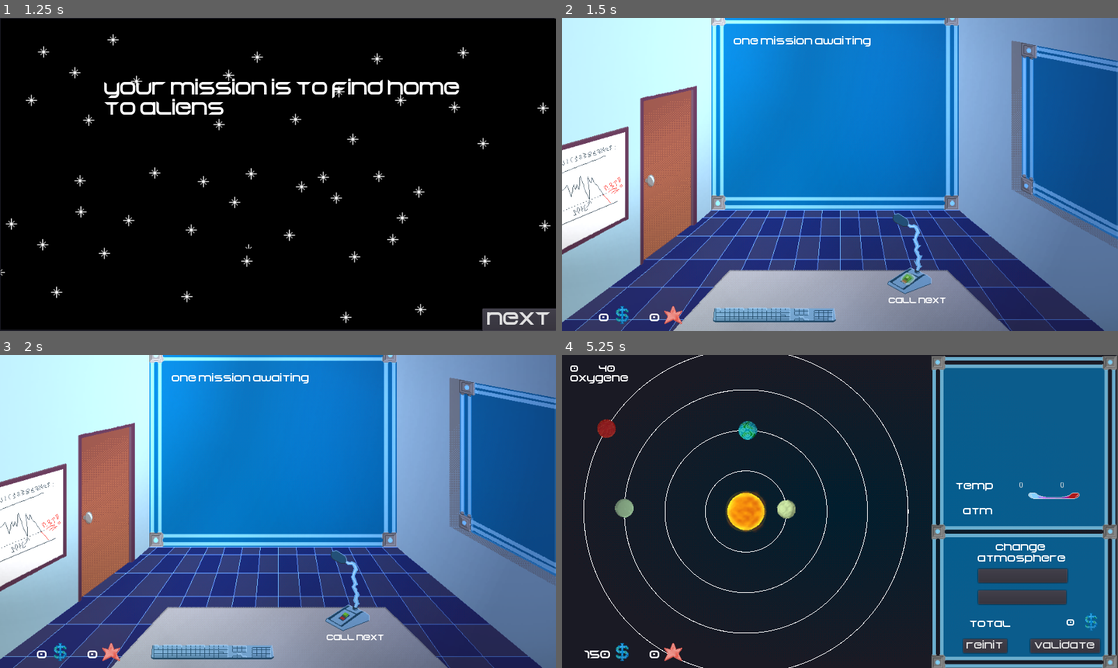
Above: before the commit, frames 1-4 (two rows, left to right).
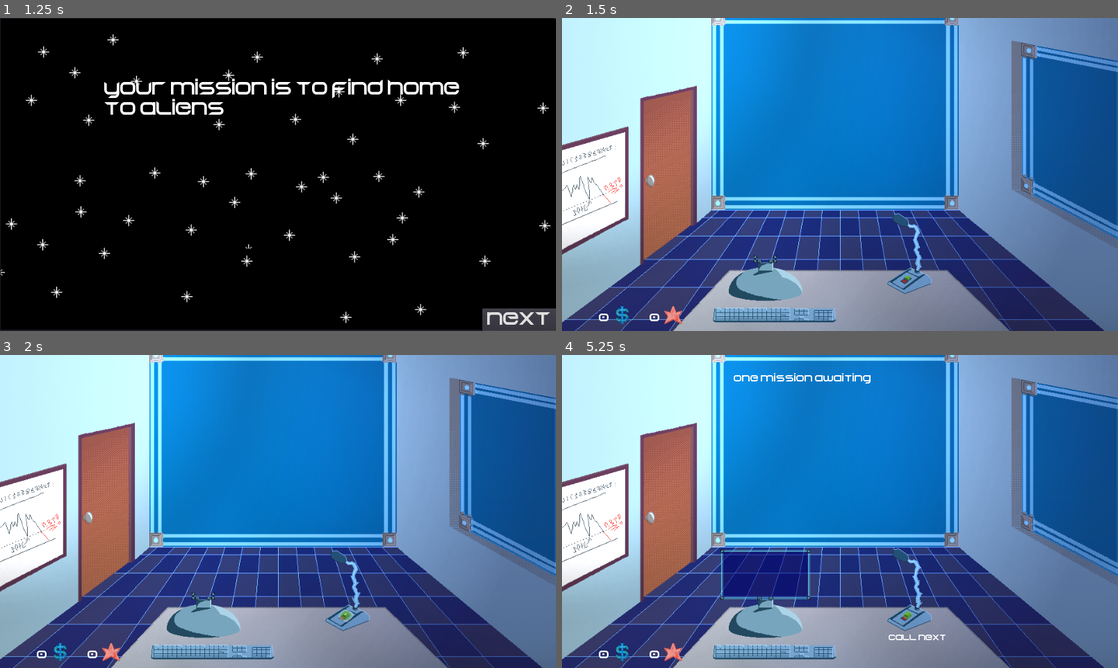
Above: after the commit, the same moments.

Repository: RyanHerb/-jubilant-octo-robot
Game: Godot game, scene res://Main.tscn
Two runs of this game, one before a commit and one after it. Both use one fixed random seed, a clock stepped at 60 frames per second and the inputs below.
Inputs (mouse positions are in pixels of both pictures, inside the frame that each line leads up to):
- Up to frame 1 (1.25 s): click "start" at 0.5 s
- Up to frame 2 (1.5 s): click "next" at 1.25 s
- Up to frame 3 (2 s): no input
- Up to frame 4 (5.25 s): drag from (912, 602) to (895, 442) at 2.02 s; click (767, 577) at 2.75 s, where only the run before the commit has a clickable "accept"; click (595, 417) at 3.5 s, where only the run before the commit has a clickable "show"; click (595, 417) at 4.25 s, where only the run before the commit has a clickable "hide"; click (823, 589) at 5 s, where only the run before the commit has a clickable "System"

Frame 1 is identical in both runs. In frame 2, 1.7% of the frame differs, in the area x 30-69%, y 5-92%; in frame 3, 1.7%; in frame 4, 93%, in the area x 0-100%, y 0-100%.

Commit message:
boutons 3 gaz + changement d'état d'ordi

Diff:
--- /dev/null
+++ b/Area2D.gd
@@ -0,0 +1,25 @@
+extends Area2D
+
+signal click_to_system
+
+# Declare member variables here. Examples:
+# var a = 2
+# var b = "text"
+
+
+# Called when the node enters the scene tree for the first time.
+func _ready():
+	pass # Replace with function body.
+
+func _input_event(_viewport, event, _shape_idx):
+	if event is InputEventMouseButton \
+	and event.button_index == BUTTON_LEFT \
+	and event.is_pressed():
+		.hide()
+		emit_signal("click_to_system")
+
+
+
+# Called every frame. 'delta' is the elapsed time since the previous frame.
+#func _process(delta):
+#	pass
--- a/HUDOffice.gd
+++ b/HUDOffice.gd
@@ -5,24 +5,28 @@
 signal see_mission(text)
 signal see_missionIntro
 signal see_system
+signal start_game
+
 
 func _ready():
 	$AffichMissionButton.hide()
 	$ToSystemButton.hide()
 	$Objectifs.hide()
 	$MissionWaitingLabel.hide()
-	show_money_prestige()
-	start_game()
-
-func start_game():
-	pass
+	$ToSystem.hide()
+	$OrdiIdle.hide()
+	$OrdiFerme.show()
+	$CallClient.hide()
+	$OrdiAllumage.hide()
 
 func new_mission():
-	#$NewMission.show()
 	$CallClient.show()
 	$MissionWaitingLabel.show()
 
 func mission_validated(mission):
+	$OrdiFerme.hide()
+	$OrdiIdle.hide()
+	$ToSystem.show()
 	$Objectifs.show()
 	$AffichMissionButton.show()
 	update_money(mission.get_budget())
@@ -69,6 +73,8 @@
 	$Objectifs.show()
 	$AffichMissionButton.show()
 
+func start_timer_intro():
+	$Timer.start()
 # =============
 # = Callbacks =
 # =============
@@ -84,6 +90,25 @@
 	$CallClient.hide()
 	$MissionWaitingLabel.hide()
 
-func _on_ToSystemButton_pressed():
+func _on_OrdiAllumage_animation_finished():
+	$OrdiAllumage.hide()
+	$OrdiIdle.show()
+	$OrdiAllumage.stop()
+
+
+func _on_Timer_timeout():
+	$Timer.stop()
+	$OrdiAllumage.show()
+	$OrdiAllumage.play()
+	$OrdiFerme.hide()
+	show_money_prestige()
+#	start_game()
+	$CallClient.show()
+	emit_signal("start_game")
+
+
+func _on_ToSystem_click_to_system():
 	$ToSystemButton.hide()
+	#$OrdiIdle.hide()
+	$ToSystem.hide()
 	emit_signal("see_system")
--- a/HUDOffice.tscn
+++ b/HUDOffice.tscn
@@ -1,10 +1,30 @@
-[gd_scene load_steps=14 format=2]
+[gd_scene load_steps=37 format=2]
 
 [ext_resource path="res://assets/backgrounds/bg_bureau_pc_mic.png" type="Texture" id=1]
 [ext_resource path="res://HUDOffice.gd" type="Script" id=2]
 [ext_resource path="res://assets/Begok v15_2015___free.ttf" type="DynamicFontData" id=3]
 [ext_resource path="res://assets/icons_ui/cash.png" type="Texture" id=4]
 [ext_resource path="res://assets/icons_ui/prestige.png" type="Texture" id=5]
+[ext_resource path="res://assets/backgrounds/ordi/ordi_flashing_02.png" type="Texture" id=6]
+[ext_resource path="res://assets/backgrounds/ordi/ordi_flashing_03.png" type="Texture" id=7]
+[ext_resource path="res://assets/backgrounds/ordi/ordi_flashing_04.png" type="Texture" id=8]
+[ext_resource path="res://assets/backgrounds/ordi/ordi_flashing_05.png" type="Texture" id=9]
+[ext_resource path="res://assets/backgrounds/ordi/ordi_flashing_07.png" type="Texture" id=10]
+[ext_resource path="res://assets/backgrounds/ordi/ordi_flashing_08.png" type="Texture" id=11]
+[ext_resource path="res://assets/backgrounds/ordi/ordi_flashing_01.png" type="Texture" id=12]
+[ext_resource path="res://assets/backgrounds/ordi/ordi_flashing_06.png" type="Texture" id=13]
+[ext_resource path="res://assets/backgrounds/ordi/ordi_eteint.png" type="Texture" id=14]
+[ext_resource path="res://assets/backgrounds/ordi/ordi_power_on_01.png" type="Texture" id=15]
+[ext_resource path="res://assets/backgrounds/ordi/ordi_power_on_02.png" type="Texture" id=16]
+[ext_resource path="res://assets/backgrounds/ordi/ordi_power_on_05.png" type="Texture" id=17]
+[ext_resource path="res://assets/backgrounds/ordi/ordi_power_on_03.png" type="Texture" id=18]
+[ext_resource path="res://assets/backgrounds/ordi/ordi_power_on_06.png" type="Texture" id=19]
+[ext_resource path="res://assets/backgrounds/ordi/ordi_power_on_07.png" type="Texture" id=20]
+[ext_resource path="res://assets/backgrounds/ordi/ordi_power_on_08.png" type="Texture" id=21]
+[ext_resource path="res://assets/backgrounds/ordi/ordi_power_on_10.png" type="Texture" id=22]
+[ext_resource path="res://assets/backgrounds/ordi/ordi_power_on_04.png" type="Texture" id=23]
+[ext_resource path="res://assets/backgrounds/ordi/ordi_power_on_09.png" type="Texture" id=24]
+[ext_resource path="res://Area2D.gd" type="Script" id=25]
 
 [sub_resource type="DynamicFont" id=1]
 size = 9
@@ -37,12 +57,28 @@
 size = 14
 font_data = ExtResource( 3 )
 
+[sub_resource type="SpriteFrames" id=10]
+animations = [ {
+"frames": [ ExtResource( 15 ), ExtResource( 16 ), ExtResource( 18 ), ExtResource( 23 ), ExtResource( 17 ), ExtResource( 19 ), ExtResource( 20 ), ExtResource( 21 ), ExtResource( 24 ), ExtResource( 22 ) ],
+"loop": true,
+"name": "default",
+"speed": 5.0
+} ]
+
+[sub_resource type="RectangleShape2D" id=11]
+extents = Vector2( 10, 14.0924 )
+
+[sub_resource type="SpriteFrames" id=9]
+animations = [ {
+"frames": [ ExtResource( 12 ), ExtResource( 6 ), ExtResource( 7 ), ExtResource( 8 ), ExtResource( 9 ), ExtResource( 13 ), ExtResource( 10 ), ExtResource( 11 ) ],
+"loop": true,
+"name": "default",
+"speed": 5.0
+} ]
+
 [node name="HUDBureau" type="Node2D"]
 position = Vector2( 18.8988, 166.31 )
 script = ExtResource( 2 )
-__meta__ = {
-"_edit_group_": true
-}
 
 [node name="AffichMissionButton" type="Button" parent="."]
 margin_left = 5.03967
@@ -139,6 +175,7 @@
 }
 
 [node name="ToSystemButton" type="Button" parent="."]
+visible = false
 margin_left = 406.955
 margin_top = 229.306
 margin_right = 465.955
@@ -160,7 +197,7 @@
 "_edit_use_anchors_": false
 }
 
-[node name="Sprite" type="Sprite" parent="."]
+[node name="Desk" type="Sprite" parent="."]
 visible = false
 position = Vector2( 461.101, 105.69 )
 texture = ExtResource( 1 )
@@ -176,7 +213,52 @@
 __meta__ = {
 "_edit_use_anchors_": false
 }
+
+[node name="OrdiFerme" type="Sprite" parent="."]
+position = Vector2( 330, 242 )
+texture = ExtResource( 14 )
+__meta__ = {
+"_edit_group_": true
+}
+
+[node name="OrdiIdle" type="Sprite" parent="."]
+position = Vector2( 330, 242 )
+texture = ExtResource( 22 )
+__meta__ = {
+"_edit_group_": true
+}
+
+[node name="OrdiAllumage" type="AnimatedSprite" parent="."]
+position = Vector2( 330, 242 )
+frames = SubResource( 10 )
+frame = 1
+__meta__ = {
+"_edit_group_": true
+}
+
+[node name="Timer" type="Timer" parent="."]
+wait_time = 2.0
+
+[node name="ToSystem" type="Area2D" parent="."]
+script = ExtResource( 25 )
+
+[node name="CollisionShape2D" type="CollisionShape2D" parent="ToSystem"]
+position = Vector2( 333, 211 )
+scale = Vector2( 8, 3 )
+shape = SubResource( 11 )
+
+[node name="OrdiSystem" type="AnimatedSprite" parent="ToSystem"]
+position = Vector2( 330, 242 )
+frames = SubResource( 9 )
+frame = 5
+playing = true
+__meta__ = {
+"_edit_group_": true
+}
 [connection signal="pressed" from="AffichMissionButton" to="." method="_on_AffichMissionButton_pressed"]
 [connection signal="pressed" from="FinishMissionButton" to="." method="_on_FinishMissionButton_pressed"]
 [connection signal="pressed" from="NewMission" to="." method="_on_NewMission_pressed"]
 [connection signal="pressed" from="ToSystemButton" to="." method="_on_ToSystemButton_pressed"]
+[connection signal="animation_finished" from="OrdiAllumage" to="." method="_on_OrdiAllumage_animation_finished"]
+[connection signal="timeout" from="Timer" to="." method="_on_Timer_timeout"]
+[connection signal="click_to_system" from="ToSystem" to="." method="_on_ToSystem_click_to_system"]
--- a/HUDSystem.gd
+++ b/HUDSystem.gd
@@ -20,16 +20,32 @@
 	$TempMax.text = str(max_tmp)
 
 func update_gaz(gaz):
+	$SwitchTo.show()
 	$Currentgaz.text = gaz
-	if $Currentgaz.text == "oxygen":
-		$ChangeGaz1.text = "nitrogen"
-		$ChangeGaz2.text = "xenon"
-	elif $Currentgaz.text == "nitrogen":
-		$ChangeGaz1.text = "oxygen"
-		$ChangeGaz2.text = "xenon"
+	$ChangeGaz1.show()
+	$ChangeGaz2.show()
+	$ChangeGaz3.show()
+	if gaz == "oxygen":
+		$ChangeGaz1.disabled = true
+		$ChangeGaz1.modulate = Color(0.5, 0.5, 0.5, 1)
+		$ChangeGaz2.disabled = false
+		$ChangeGaz2.modulate = Color(1, 1, 1, 1)
+		$ChangeGaz3.disabled = false
+		$ChangeGaz3.modulate = Color(1, 1, 1, 1)
+	elif gaz == "nitrogen":
+		$ChangeGaz1.disabled = false
+		$ChangeGaz1.modulate = Color(1, 1, 1, 1)
+		$ChangeGaz2.disabled = true
+		$ChangeGaz2.modulate = Color(0.5, 0.5, 0.5, 1)
+		$ChangeGaz3.disabled = false
+		$ChangeGaz3.modulate = Color(1, 1, 1, 1)
 	else:
-		$ChangeGaz1.text = "oxygen"
-		$ChangeGaz2.text = "nitrogen"
+		$ChangeGaz1.disabled = false
+		$ChangeGaz1.modulate = Color(1, 1, 1, 1)
+		$ChangeGaz2.disabled = false
+		$ChangeGaz2.modulate = Color(1, 1, 1, 1)
+		$ChangeGaz3.disabled = true
+		$ChangeGaz3.modulate = Color(0.5, 0.5, 0.5, 1)
 
 
 func show_tips():
@@ -37,6 +53,8 @@
 	$ReinitPlanet.hide()
 	$ChangeGaz1.hide()
 	$ChangeGaz2.hide()
+	$ChangeGaz3.hide()
+	$SwitchTo.hide()
 	$CoutChanges.hide()
 	$AtmoLabel.hide()
 	$TempLabel.hide()
@@ -55,8 +73,10 @@
 	.show()
 	$Tips.hide()
 	$ReinitPlanet.show()
-	$ChangeGaz1.show()
-	$ChangeGaz2.show()
+	#$ChangeGaz1.show()
+	#$ChangeGaz2.show()
+	#$ChangeGaz3.show()
+	#$SwitchTo.show()
 	$CoutChanges.show()
 	$AtmoLabel.show()
 	$TempLabel.show()
@@ -97,6 +117,12 @@
 	update_gaz($Currentgaz.text)
 	emit_signal("atmo_changed", $Currentgaz.text)
 
+func _on_ChangeGaz3_pressed():
+	$Currentgaz.text = $ChangeGaz3.text
+	update_gaz($Currentgaz.text)
+	emit_signal("atmo_changed", $Currentgaz.text)
+
+
 func _on_ReinitPlanet_pressed():
 	$CoutChanges.text = str(0)
 	emit_signal("reinit_system")
--- a/HUDSystem.tscn
+++ b/HUDSystem.tscn
@@ -15,6 +15,9 @@
 [sub_resource type="DynamicFont" id=3]
 font_data = SubResource( 2 )
 
+[sub_resource type="DynamicFont" id=8]
+font_data = ExtResource( 1 )
+
 [sub_resource type="DynamicFontData" id=4]
 font_path = "res://assets/Begok v15_2015___free.ttf"
 
@@ -22,18 +25,20 @@
 font_data = SubResource( 4 )
 
 [sub_resource type="DynamicFont" id=6]
-size = 12
+size = 15
 font_data = ExtResource( 1 )
 
 [sub_resource type="DynamicFont" id=7]
+font_data = ExtResource( 1 )
+
+[sub_resource type="DynamicFont" id=9]
+size = 11
 font_data = ExtResource( 1 )
 
 [node name="HUDSystem" type="Node2D"]
 material = SubResource( 1 )
+position = Vector2( 30.2381, 8.8194 )
 script = ExtResource( 3 )
-__meta__ = {
-"_edit_group_": true
-}
 
 [node name="Lazer" type="Sprite" parent="."]
 position = Vector2( 480.03, 271.428 )
@@ -43,9 +48,9 @@
 anchor_left = 1.0
 anchor_right = 1.0
 anchor_bottom = 0.5
-margin_left = 694.833
+margin_left = 679.833
 margin_top = 490.189
-margin_right = 770.833
+margin_right = 755.833
 margin_bottom = 514.189
 custom_fonts/font = SubResource( 3 )
 text = "reinit"
@@ -55,30 +60,43 @@
 }
 
 [node name="ChangeGaz1" type="Button" parent="."]
-margin_left = 721.0
-margin_top = 369.0
-margin_right = 875.0
-margin_bottom = 393.0
-custom_fonts/font = SubResource( 3 )
+margin_left = 783.0
+margin_top = 350.0
+margin_right = 903.0
+margin_bottom = 374.0
+custom_fonts/font = SubResource( 3 )
+text = "oxygen"
 __meta__ = {
 "_edit_use_anchors_": false
 }
 
 [node name="ChangeGaz2" type="Button" parent="."]
-margin_left = 721.0
-margin_top = 406.0
-margin_right = 873.0
-margin_bottom = 430.0
-custom_fonts/font = SubResource( 3 )
+margin_left = 782.0
+margin_top = 385.0
+margin_right = 902.0
+margin_bottom = 409.0
+custom_fonts/font = SubResource( 3 )
+text = "nitrogen"
+__meta__ = {
+"_edit_use_anchors_": false
+}
+
+[node name="ChangeGaz3" type="Button" parent="."]
+margin_left = 782.0
+margin_top = 420.0
+margin_right = 902.0
+margin_bottom = 444.0
+custom_fonts/font = SubResource( 8 )
+text = "xenon"
 __meta__ = {
 "_edit_use_anchors_": false
 }
 
 [node name="CoutChanges" type="Label" parent="."]
-margin_left = 820.0
-margin_top = 454.0
-margin_right = 887.0
-margin_bottom = 479.0
+margin_left = 803.0
+margin_top = 460.0
+margin_right = 870.0
+margin_bottom = 485.0
 custom_fonts/font = SubResource( 3 )
 text = "0"
 align = 2
@@ -87,13 +105,12 @@
 }
 
 [node name="AtmoLabel" type="Label" parent="."]
-margin_left = 719.415
-margin_top = 323.8
-margin_right = 874.415
-margin_bottom = 362.8
-custom_fonts/font = SubResource( 3 )
-text = "change
-atmosphere"
+margin_left = 662.0
+margin_top = 322.0
+margin_right = 937.0
+margin_bottom = 345.0
+custom_fonts/font = SubResource( 3 )
+text = "atmosphere"
 align = 1
 __meta__ = {
 "_edit_use_anchors_": false
@@ -113,9 +130,9 @@
 
 [node name="Total" type="Label" parent="."]
 margin_left = 705.556
-margin_top = 456.091
+margin_top = 460.091
 margin_right = 780.556
-margin_bottom = 474.091
+margin_bottom = 478.091
 custom_fonts/font = SubResource( 3 )
 text = "total"
 __meta__ = {
@@ -135,9 +152,12 @@
 margin_right = 902.513
 margin_bottom = 235.717
 text = "0"
+__meta__ = {
+"_edit_use_anchors_": false
+}
 
 [node name="MoneySprite" type="Sprite" parent="."]
-position = Vector2( 915.962, 475.872 )
+position = Vector2( 895.962, 482.872 )
 texture = ExtResource( 2 )
 offset = Vector2( 0, -16 )
 
@@ -146,9 +166,9 @@
 texture = ExtResource( 4 )
 
 [node name="Valider" type="Button" parent="."]
-margin_left = 811.389
+margin_left = 799.389
 margin_top = 490.11
-margin_right = 931.389
+margin_right = 919.389
 margin_bottom = 514.11
 custom_fonts/font = SubResource( 3 )
 text = "validate"
@@ -191,7 +211,19 @@
 __meta__ = {
 "_edit_use_anchors_": false
 }
+
+[node name="SwitchTo" type="Label" parent="."]
+margin_left = 679.0
+margin_top = 391.0
+margin_right = 757.0
+margin_bottom = 405.0
+custom_fonts/font = SubResource( 9 )
+text = "switch to:"
+__meta__ = {
+"_edit_use_anchors_": false
+}
 [connection signal="pressed" from="ReinitPlanet" to="." method="_on_ReinitPlanet_pressed"]
 [connection signal="pressed" from="ChangeGaz1" to="." method="_on_ChangeGaz1_pressed"]
 [connection signal="pressed" from="ChangeGaz2" to="." method="_on_ChangeGaz2_pressed"]
+[connection signal="pressed" from="ChangeGaz3" to="." method="_on_ChangeGaz3_pressed"]
 [connection signal="pressed" from="Valider" to="." method="_on_Valider_pressed"]
--- a/Main.gd
+++ b/Main.gd
@@ -6,9 +6,9 @@
 func _ready():
 	$IntroEnd.new_game()
 	$System.hide()
+	$Office.hide()
 
 func start_scenario():
-	$Office.show()
 	var mission = create_mission_1()
 	add_child(mission)
 	mission.connect("mission_accepte", $Office, "mission_validated")
@@ -51,6 +51,7 @@
 	$Office/HUDLayer/HUDOffice.update_money(-text)
 	$System.hide()
 	$Office.show()
+
 	$Office/HUDLayer/HUDOffice.objectif_hide()
 	$EntreMissions.start()
 
@@ -60,8 +61,11 @@
 	$IntroEnd.end_game()
 
 func _on_HUD_start_game():
-	$Office.start_game()
-	start_scenario()
+	$Office.show()
+	#$Office.start_game()
+	$Office/HUDLayer/HUDOffice.start_timer_intro()
+	#$Office/HUDLayer/HUDOffice.connect()
+	$TimerIntro.start()
 
 func startTimer():
 	$EntreMissions.start()
@@ -88,3 +92,7 @@
 	mission.update_descr(descri)
 	mission.update_values(20, 55, "zemon", 1000,  "res://assets/aliens/alien_xenomorph_half.png")
 	return mission
+
+func _on_TimerIntro_timeout():
+	start_scenario()
+	$TimerIntro.stop()
--- a/Main.tscn
+++ b/Main.tscn
@@ -16,4 +16,7 @@
 wait_time = 0.8
 
 [node name="System" parent="." instance=ExtResource( 5 )]
+
+[node name="TimerIntro" type="Timer" parent="."]
 [connection signal="start_game" from="IntroEnd" to="." method="_on_HUD_start_game"]
+[connection signal="timeout" from="TimerIntro" to="." method="_on_TimerIntro_timeout"]
--- a/Office.gd
+++ b/Office.gd
@@ -1,7 +1,6 @@
 extends Node2D
 
 signal see_missionIntro
-signal see_system
 
 # Called when the node enters the scene tree for the first time.
 func _ready():
@@ -14,6 +13,7 @@
 func hide_buttons():
 	.hide()
 	$HUDLayer/HUDOffice.hide_buttons()
+
 func show():
 	.show()
 	$HUDLayer/HUDOffice.show()
@@ -28,9 +28,6 @@
 	$Lamp.hide()
 	$GreenLampNode2D.show()
 	$HUDLayer/HUDOffice.new_mission()
-
-func start_game():
-	$HUDLayer/HUDOffice.start_game()
 
 func mission_validated(mission):
 	$HUDLayer/HUDOffice.mission_validated(mission)
--- a/Office.tscn
+++ b/Office.tscn
@@ -14,7 +14,6 @@
 [ext_resource path="res://assets/backgrounds/mic/micro_laser_flashing_01.png" type="Texture" id=12]
 [ext_resource path="res://assets/backgrounds/mic/micro_laser_flashing_02.png" type="Texture" id=13]
 [ext_resource path="res://GreenLampNode2D.gd" type="Script" id=14]
-
 
 [sub_resource type="SpriteFrames" id=1]
 animations = [ {
@@ -55,7 +54,7 @@
 visible = false
 position = Vector2( 560, 330 )
 frames = SubResource( 1 )
-frame = 1
+frame = 3
 playing = true
 centered = false
 
@@ -84,7 +83,7 @@
 [node name="LampGreen" type="AnimatedSprite" parent="GreenLampNode2D"]
 position = Vector2( 600, 405 )
 frames = SubResource( 2 )
-frame = 3
+frame = 1
 playing = true
 
 [node name="LampCollision" type="CollisionShape2D" parent="GreenLampNode2D"]
--- a/Planet.gd
+++ b/Planet.gd
@@ -40,6 +40,10 @@
 func get_origin_position():
 	return position_init
 
+func get_gaz():
+	return atmosphere_new
+
+
 func init_atmospheres(gaz):
 	atmosphere_origin = gaz
 	atmosphere_new = gaz
--- a/System.gd
+++ b/System.gd
@@ -125,6 +125,7 @@
 	compute_temp(target)
 	current_planet = target
 	current_planet.dragging = true
+	$HUDLayer/HUDSystem.update_gaz(current_planet.get_gaz())
 
 	var cost_curr_planet = current_planet.get_cost_pos()
 	current_planet.compute_move(target.position)
Not shown: 1 places in HUDSystem.tscn that only renumber resources
